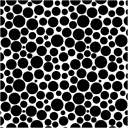
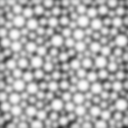
Layers edited between the first and the second 128×128 image:
painted on "Layer 1" over [0, 0, 128, 128]
